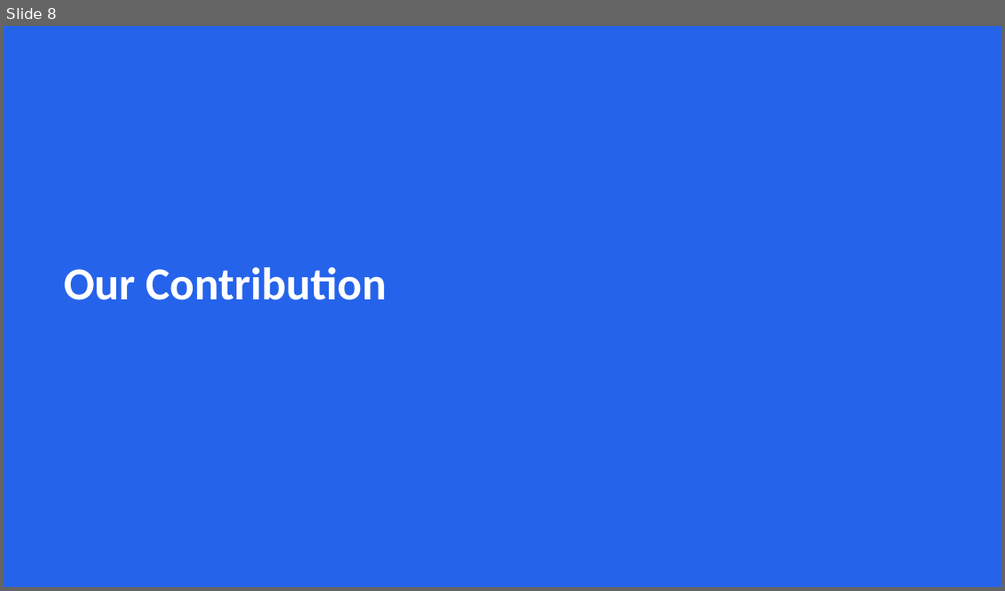
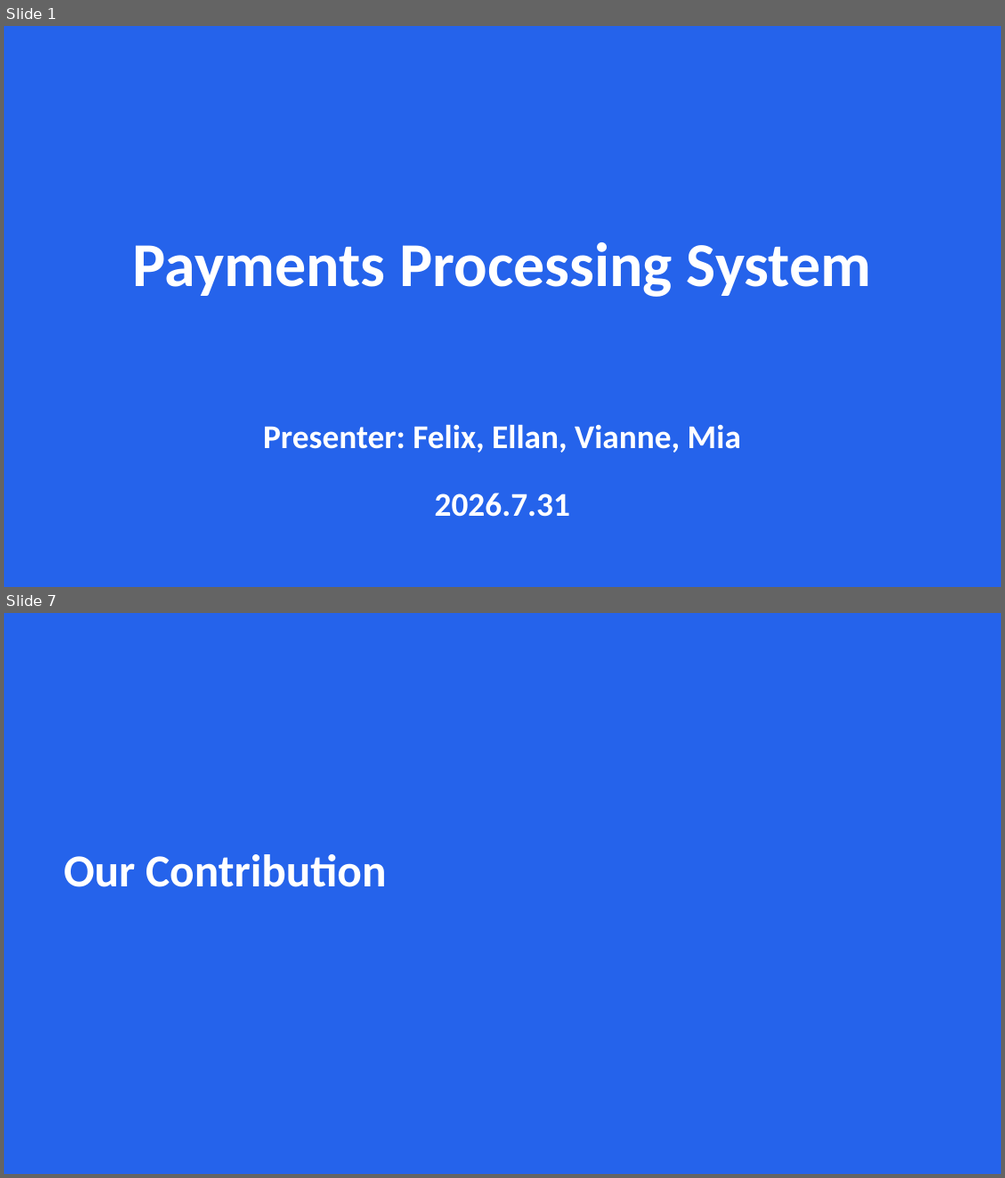
Before and after one commit to Neueda-Learning/Six, a slide deck: Payments-Processing-Presentation.pptx. Shown one above the other, each under a label of ours: slide 8 before the commit, slides 1 and 7 after it; the slides between them are not shown. The pictures are 1005x591 and 1005x1178 pixels, drawn with LibreOffice and Linux fonts; fonts in the diff are those of the drawing. Boxes give left, top, right and bottom in pixels: in the first picture for what was removed or moved away, otherwise in the second. Text is boxed around its words. In the diff, an @@ line names an element or a change of style, - is before the commit and + after.

```diff
--- a/Payments-Processing-Presentation.pptx
+++ b/Payments-Processing-Presentation.pptx
@@ slide 1 added at (x1=4, y1=26, x2=1001, y2=587), background #2563EB @@
@@ text added at (x1=133, y1=242, x2=871, y2=297), 60 pt, text #FFFFFF, bold @@
+Payments Processing System
@@ text added at (x1=263, y1=424, x2=741, y2=516), 32 pt, text #FFFFFF, bold @@
+Presenter: Felix, Ellan, Vianne, Mia
+2026.7.31
@@ what was slide 8 is now slide 7 @@
```
Also in this commit, not shown: 10 slides changed, 3 other slides added, 5 slides removed.
